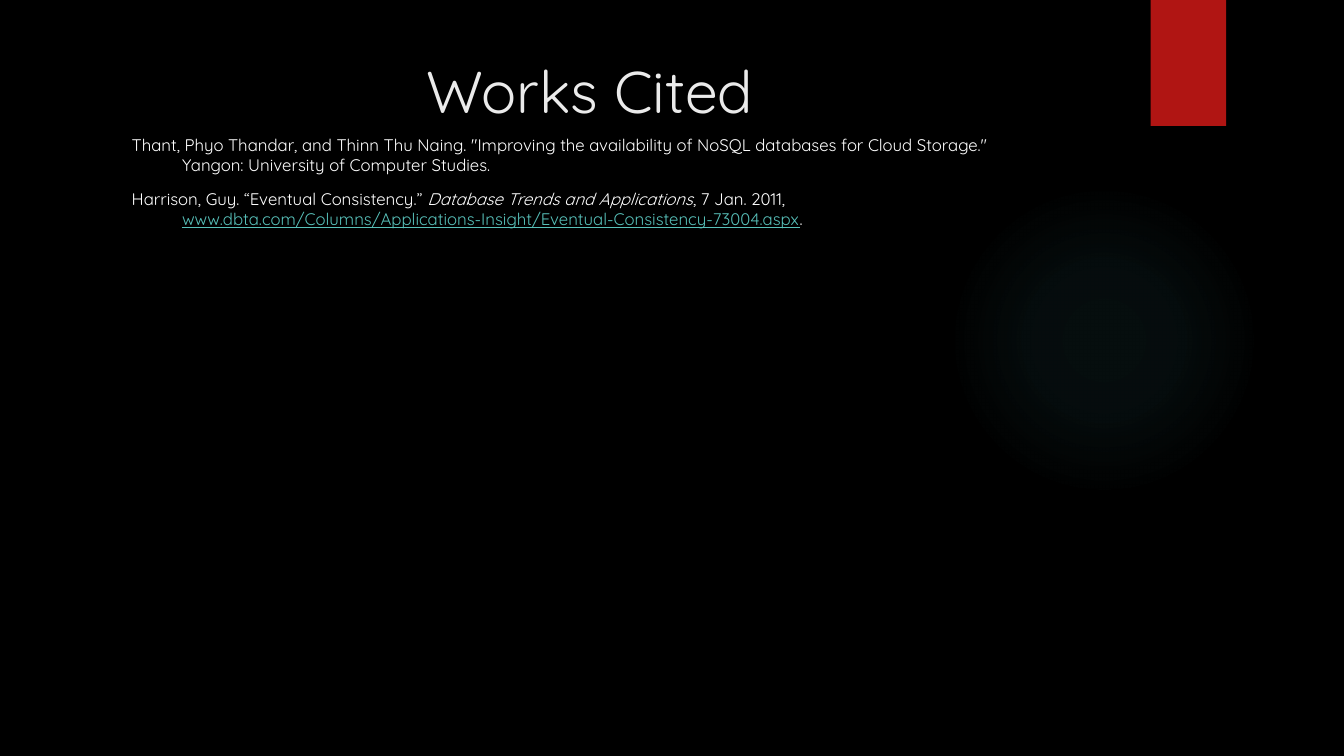
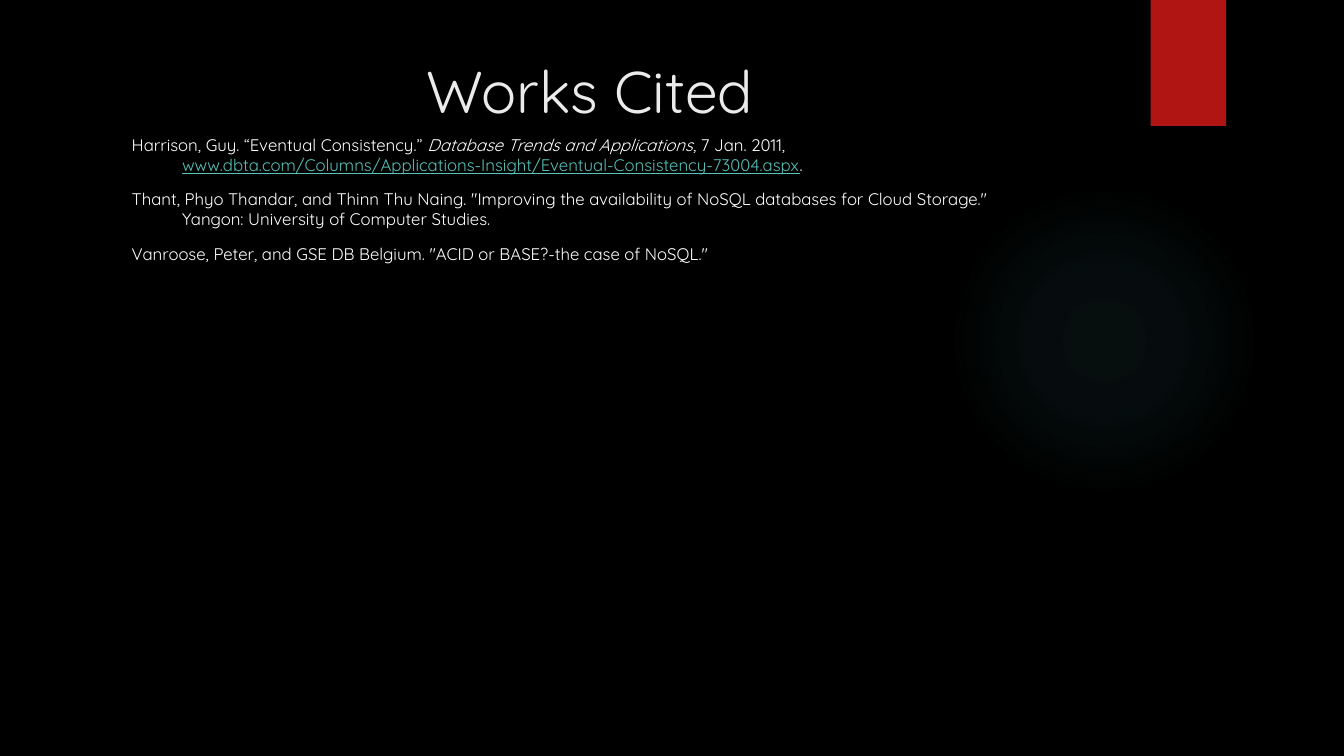
Before and after one commit to MaxWOU/cs364pptx, a slide deck: slide 7 of group6slidshow.pptx. Drawn at 1344x756 pixels with LibreOffice and Linux fonts; fonts in the diff are those of the drawing; background and template pictures are left out. Boxes give left, top, right and bottom in pixels: in the first picture for what was removed or moved away, otherwise in the second. Text is boxed around its words. In the diff, an @@ line names an element or a change of style, - is before the commit and + after.

```diff
--- a/group6slidshow.pptx
+++ b/group6slidshow.pptx
@@ text at box(132, 138, 803, 175): paragraph added @@
+Harrison, Guy. “Eventual Consistency.” Database Trends and Applications, 7 Jan. 2011,
+www.dbta.com/Columns/Applications-Insight/Eventual-Consistency-73004.aspx.
@@ text at box(132, 247, 708, 264): text changed @@
-Harrison, Guy. “Eventual Consistency.” Database Trends and Applications, 7 Jan. 2011,
-www.dbta.com/Columns/Applications-Insight/Eventual-Consistency-73004.aspx.
+Vanroose, Peter, and GSE DB Belgium. "ACID or BASE?-the case of NoSQL."
```
